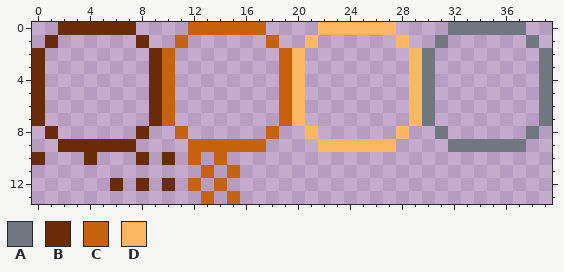
Pixel-art file: nova64/assets/ui/ui_frames.aseprite. The picture above is the old version.
40x14 pixels, 1 frame.
Palette (. is transparent): A #6f7781  B #6a2b09  C #c5620b  D #fcb861
Pixels before, first column x 0:
 0 ..BBBBBB....CCCCCC....DDDDDD....AAAAAA..
 1 .B......B..C......C..D......D..A......A.
 2 B........BC........CD........DA........A
 3 B........BC........CD........DA........A
 4 B........BC........CD........DA........A
 5 B........BC........CD........DA........A
 6 B........BC........CD........DA........A
 7 B........BC........CD........DA........A
 8 .B......B..C......C..D......D..A......A.
 9 ..BBBBBB....CCCCCC....DDDDDD....AAAAAA..
10 B...B...B.B.C.C.........................
11 .............C.C........................
12 ......B.B.B.C.C.........................
13 .............C.C........................
The result:
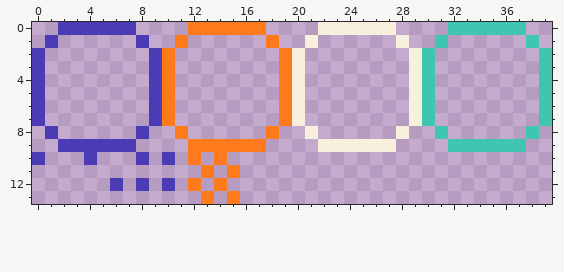
Changes in this commit:
colour A: #6f7781 -> #3fc5b0
colour B: #6a2b09 -> #4b3bb5
colour C: #c5620b -> #ff7a1a
colour D: #fcb861 -> #f6f0dc
Where, in picture pixels (left, top, right, bottom), the same in both pictures:
changed: (32, 22, 552, 204)
